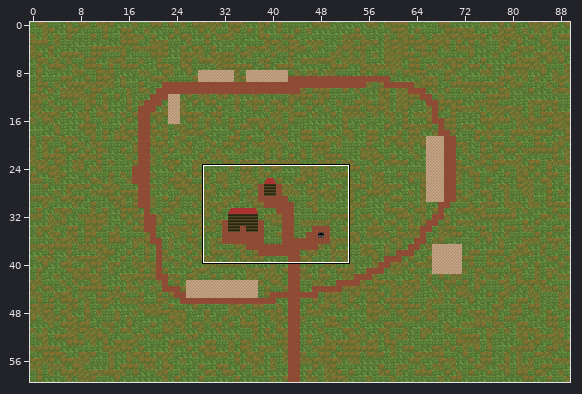
Tiled map -- src/Assets/FreestyleRanch.tmx. Above, an overview of the earlier version with the close-up marked.
Close-up. Before:
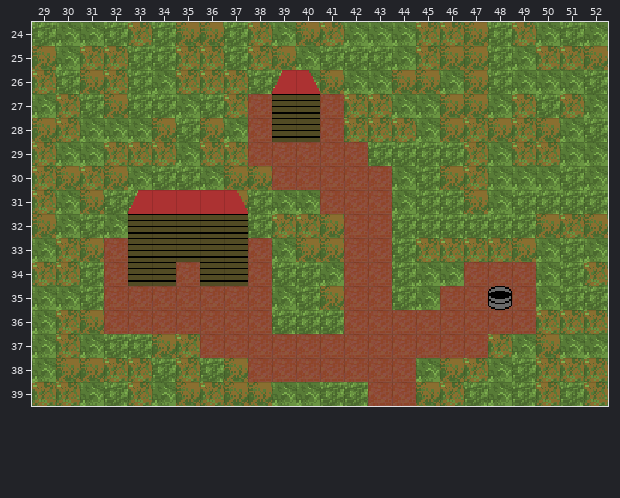
Cells are 16x16 px. Shown: x 29..52, y 24..39.
Now the later version:
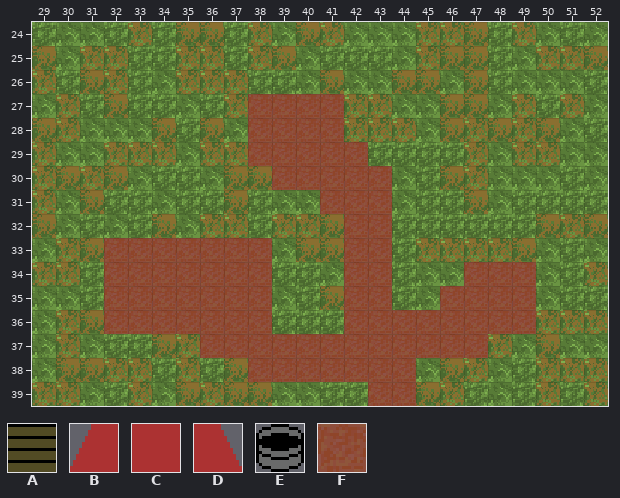
Key: from "FreestyleRanch": A 5, B 6, C 7, D 8, E 9, F 10.
_ is an empty cell.
Tiles replaced or removed in this view: A, B, C, D, E.
Change:
Changed rows in their new state; . is an unchanged cell.
Layer "Road":
first column x 40:
27 F
28 F
Layer "Barn" (now hidden):
first column x 33:
26 ......__........
27 ......__........
28 ......__........
31 _____...........
32 _____...........
33 _____...........
34 __.__...........
35 ..............._
Boxes around the changes in both close-ups, in picture pixels (x1, y1, x2, y2):
changed: (272, 70, 320, 142)
removed: (128, 190, 248, 286)
removed: (488, 286, 512, 310)
